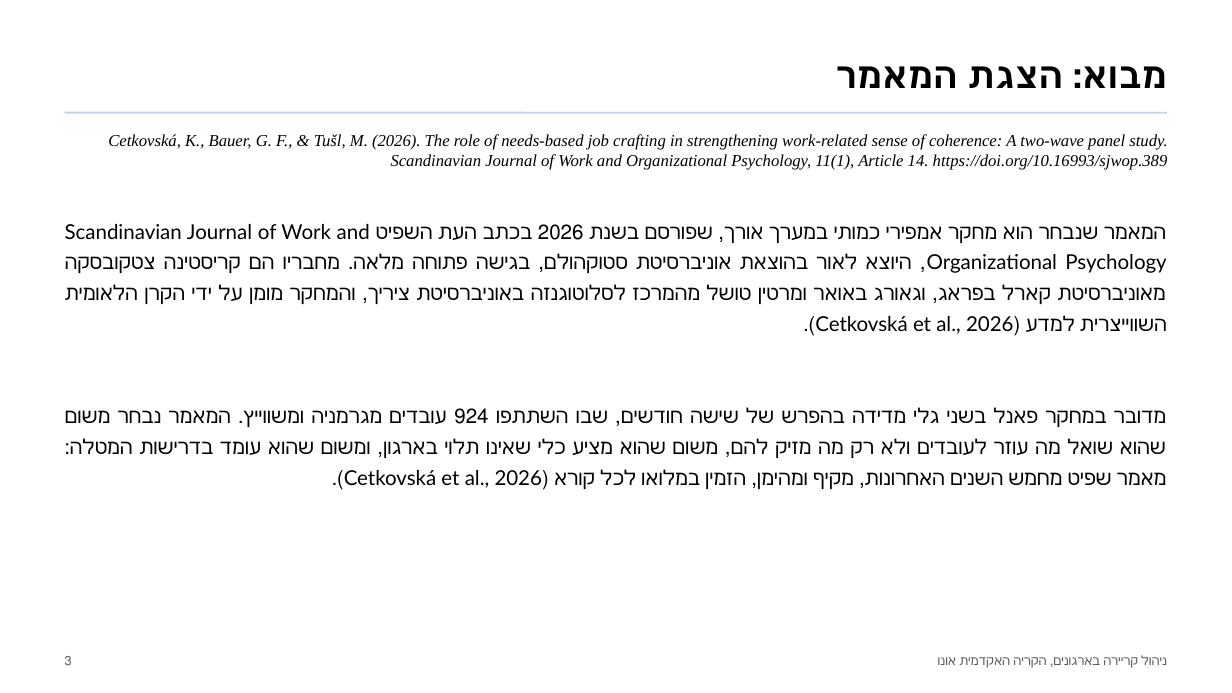
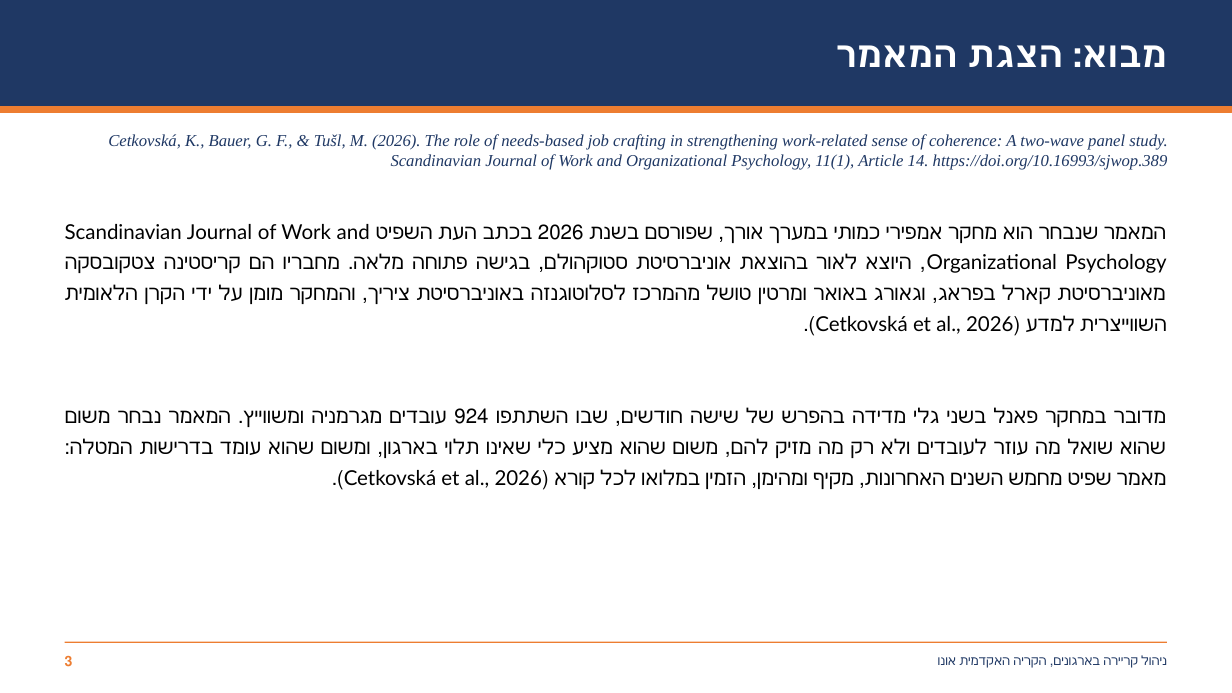
Before and after one commit to azbargarawan-sudo/clickwriting-landing, a slide deck: slide 3 of career-management-final-project/ניהול קריירה - התמודדות עם חוסר ודאות תעסוקתי - מצגת.pptx. Drawn at 1232x693 pixels with LibreOffice and Linux fonts; fonts in the diff are those of the drawing. Boxes give left, top, right and bottom in pixels: in the first picture for what was removed or moved away, otherwise in the second. Text is boxed around its words. In the diff, an @@ line names an element or a change of style, - is before the commit and + after.

```diff
--- a/career-management-final-project/ניהול קריירה - התמודדות עם חוסר ודאות תעסוקתי - מצגת.pptx
+++ b/career-management-final-project/ניהול קריירה - התמודדות עם חוסר ודאות תעסוקתי - מצגת.pptx
@@ rectangle added at <box>0,0,1232,106</box>, fill #1F3864, outline #1F3864 1 pt @@
@@ text "מבוא: הצגת המאמר": place and size @@
-text "מבוא: הצגת המאמר" at <box>1073,66,1167,239</box>
+text "מבוא: הצגת המאמר" at <box>1073,45,1167,239</box>
@@ text "מבוא: הצגת המאמר" at <box>1073,45,1167,239</box>: text colour #000000 to #FFFFFF @@
@@ rectangle added at <box>0,106,1232,113</box>, fill #ED7D31, outline #ED7D31 1 pt @@
@@ line removed from (65, 113) to (1167, 113) @@
@@ text "Cetkovská, K., Bauer, G. F., ..." at <box>108,134,1168,169</box>: text colour #000000 to #1F3864 @@
@@ text "3" at <box>65,656,73,667</box>: size 10 to 11 pt, text colour #595959 to #ED7D31, bold on @@
@@ line added from (65, 642) to (1167, 642), #ED7D31 1 pt @@
@@ text "ניהול קריירה בארגונים, הקריה האקדמית ..." at <box>1141,655,1167,665</box>: text colour #595959 to #1F3864 @@
```
Also in this commit, not shown: 15 other slides changed, 2 other files.
